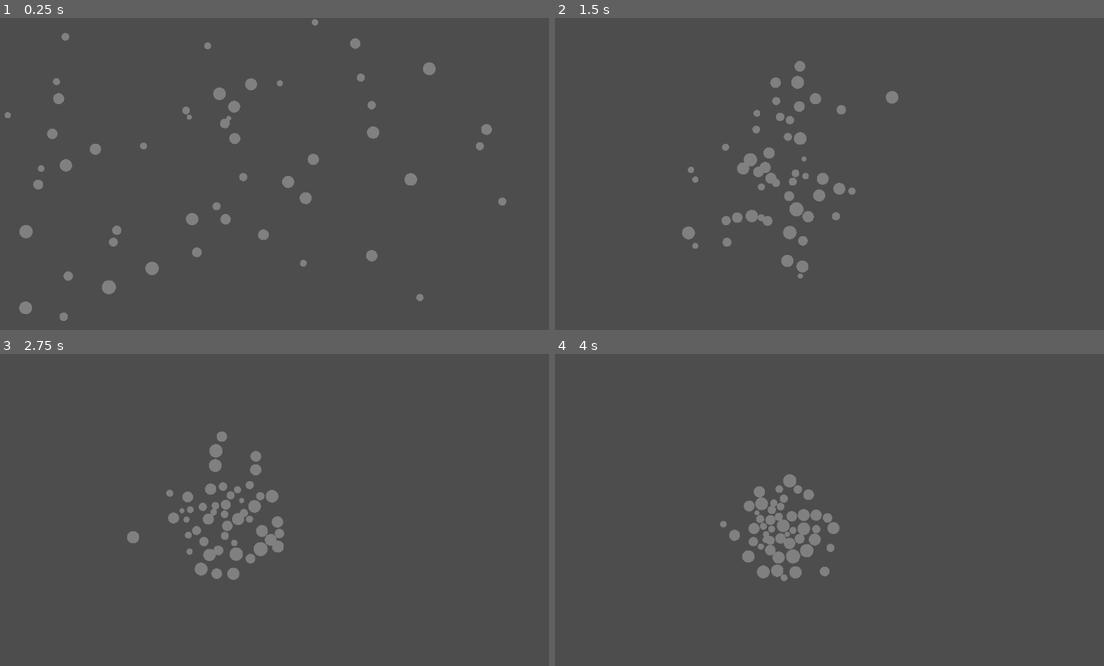
Above: before the commit, frames 1-4 (two rows, left to right).
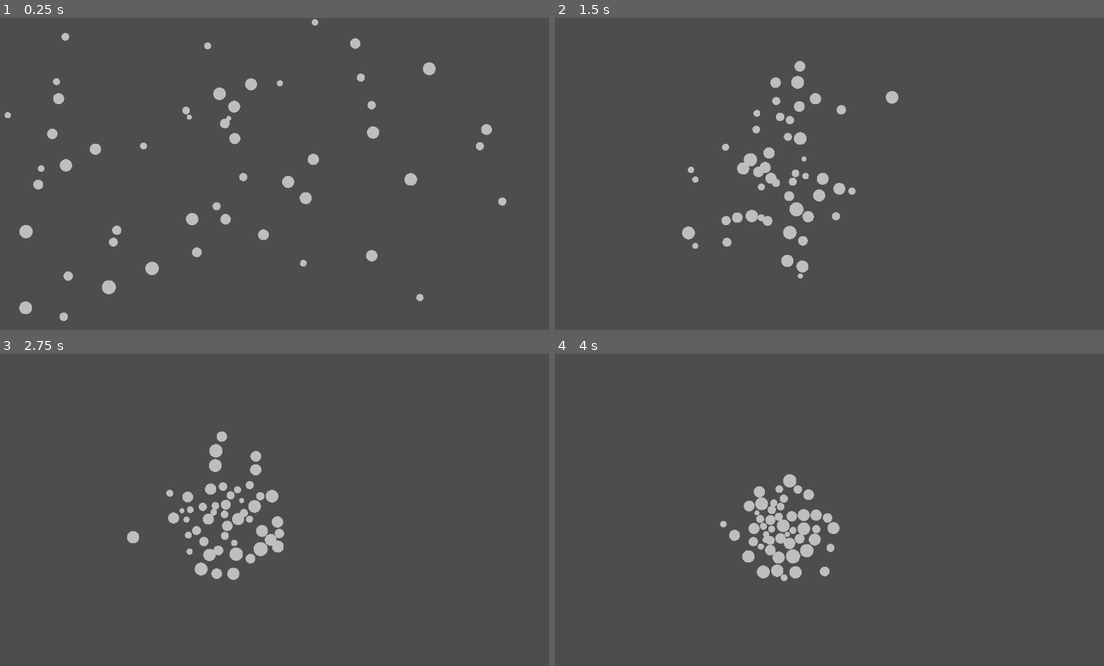
Above: after the commit, the same moments.

Repository: Meyhem/gd-ball-sim
Game: Godot game, scene res://scenes/root.tscn
Two runs of this game, one before a commit and one after it. Both use one fixed random seed, a clock stepped at 60 frames per second and the inputs below.
Inputs:
- Up to frame 1 (0.25 s): no input
- Up to frame 2 (1.5 s): no input
- Up to frame 3 (2.75 s): no input
- Up to frame 4 (4 s): no input

The runs differ from the first frame. In frame 1, 2.4% of the frame differs, in the area x 0-93%, y 0-98%; in frame 2, 2.3%; in frame 3, 2.3%; in frame 4, 2.3%.

Commit message:
feat: Add color customization to ball rendering
- Added `color` export variable to `ball.gd` and `render_circle.gd` for customizable ball colors
- Updated `render_circle.gd` to use the exported color instead of hardcoded gray
- Removed trailing newline in `root.gd` for consistency

This allows balls in the simulation to have different colors, enhancing visual variety.

Diff:
--- a/scenes/ball.gd
+++ b/scenes/ball.gd
@@ -1,11 +1,13 @@
 extends RigidBody2D
 
 @export var radius: float = 50.0
+@export var color: Color = Color.GRAY
 
 # Called when the node enters the scene tree for the first time.
 func _ready() -> void:
 	$CollisionShape2D.shape.radius = radius
 	$RenderCircle.radius = radius
+	$RenderCircle.color = color
 
 
 # Called every frame. 'delta' is the elapsed time since the previous frame.
--- a/scenes/render_circle.gd
+++ b/scenes/render_circle.gd
@@ -1,7 +1,8 @@
 extends Node2D
 
 @export var radius: float = 50.0
+@export var color: Color = Color(0.5, 0.5, 0.5)
 
 
 func _draw() -> void:
-	draw_circle(Vector2.ZERO, radius, Color(0.5, 0.5, 0.5))
+	draw_circle(Vector2.ZERO, radius, color)
